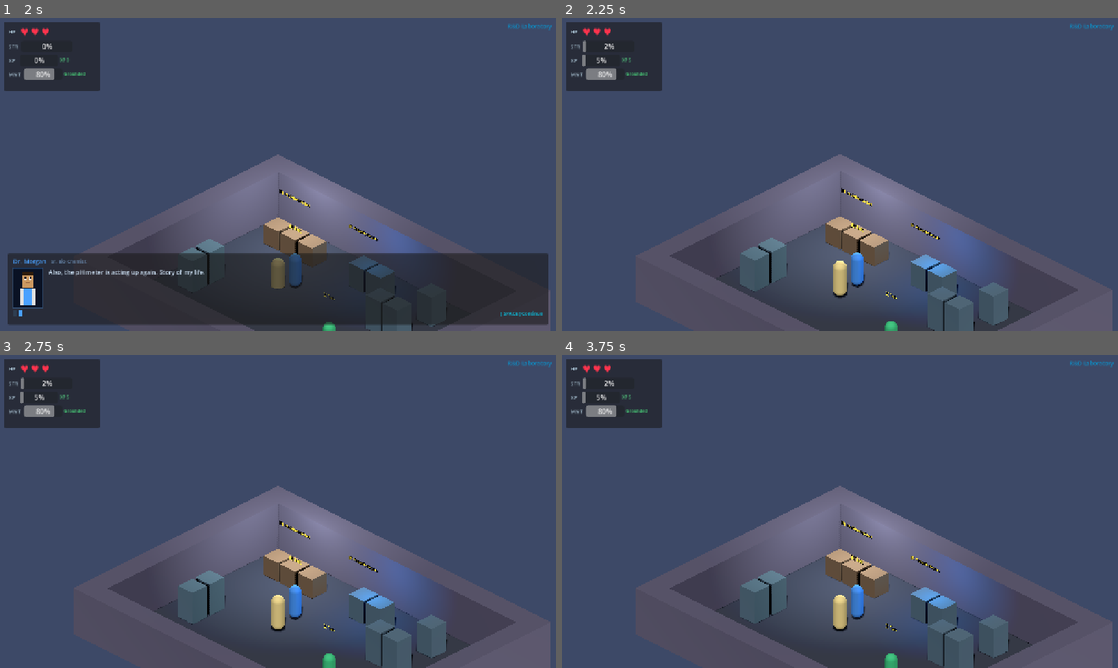
Above: before the commit, frames 1-4 (two rows, left to right).
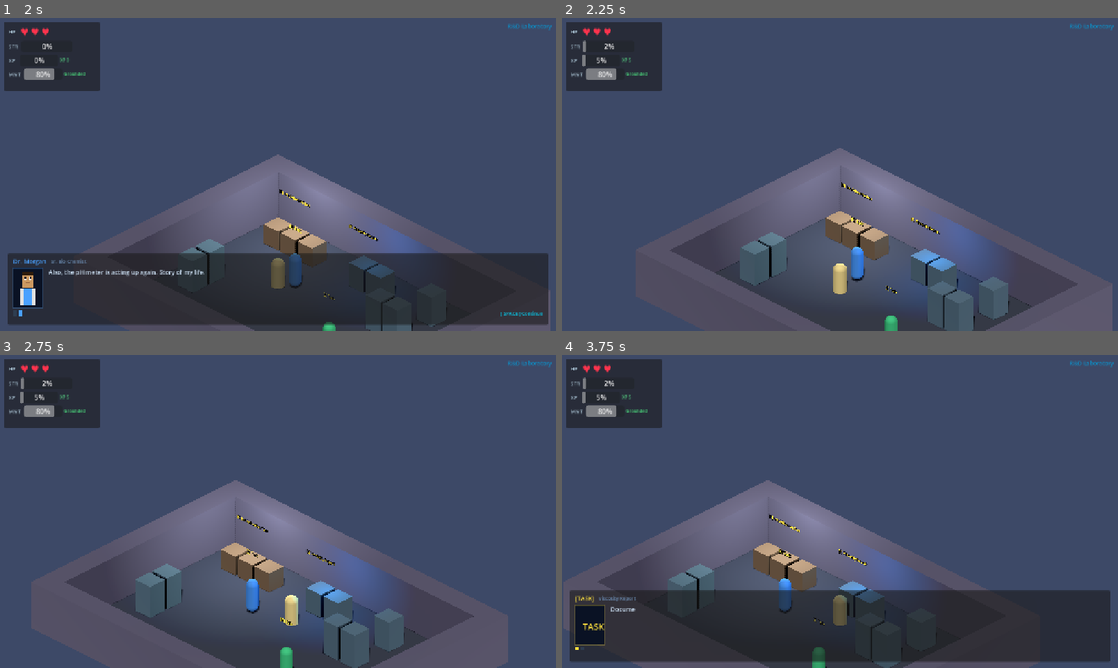
Above: after the commit, the same moments.

Repository: cbear95/super-paper-co
Game: Godot game, scene res://scenes/TitleScreen.tscn
The game is run twice, just before and just after one commit, with the same random seed, the same clock (stepped at 60 frames per second) and the same inputs.
Inputs (mouse positions are in pixels of both pictures, inside the frame that each line leads up to):
- Up to frame 1 (2 s): tap Enter (ui_accept) at 0.5, 0.77, 1.52 s; move the mouse to (400, 158) at 0.52 s; hold D (move_right) 0.53-1.28 s; hold E (interact) 0.53-1.28 s; move the mouse to (166, 190) at 1.27 s; hold S (move_down) from 1.28 s (still down); tap E (interact) at 1.35 s
- Up to frame 2 (2.25 s): tap Enter (ui_accept) at 2 s; move the mouse to (895, 105) at 2.02 s; release S (move_down) at 2.03 s; hold D (move_right) from 2.03 s (still down); hold E (interact) from 2.03 s (still down)
- Up to frame 3 (2.75 s): keep holding D (move_right); keep holding E (interact)
- Up to frame 4 (3.75 s): move the mouse to (812, 574) at 2.77 s; release D (move_right) at 2.78 s; release E (interact) at 2.78 s; hold W (move_up) 2.78-3.53 s; tap E (interact) at 2.85 s; tap Enter (ui_accept) at 3.02 s; move the mouse to (1006, 558) at 3.52 s; hold A (move_left) from 3.53 s (still down); hold E (interact) from 3.53 s (still down)

Frame 1 is identical in both runs. In frame 2, 4.7% of the frame differs, in the area x 13-99%, y 41-100%; in frame 3, 15%; in frame 4, 34%, in the area x 0-99%, y 40-100%.

Commit message:
Fix movement lockup, material warning, and NPC unused variable
- Player.gd: replace move_and_slide() with move_toward() — Godot 4's
  MOTION_MODE_GROUNDED floor-snap shifts global_position.y away from
  _target.y on each physics frame, creating a persistent Y delta that
  prevents the convergence check from ever passing, locking _moving as
  true forever and blocking both movement and interaction input.
- MaterialManager.gd: rewrite ternary 'gp.name if gp else empty string'
  as explicit if-block to resolve INCOMPATIBLE_TERNARY type warning.
- NPC.gd: remove unused @onready _hint declaration to clear
  UNUSED_PRIVATE_CLASS_VARIABLE warning.

Diff:
--- a/scripts/MaterialManager.gd
+++ b/scripts/MaterialManager.gd
@@ -68,7 +68,9 @@
 
 	var pname: String = parent.name
 	var gp: Node = parent.get_parent()
-	var gp_name: String = gp.name if gp else ""
+	var gp_name: String = ""
+	if gp != null:
+		gp_name = gp.name
 
 	# ── Player ──
 	if pname == "Player" or parent.is_in_group("player"):
--- a/scripts/NPC.gd
+++ b/scripts/NPC.gd
@@ -9,8 +9,6 @@
 @export var xp_add       : int         = 5
 @export var boss_chance  : float        = 0.75
 @export var dial_sets    : Array[String]= []
-
-@onready var _hint: Label3D = $Hint
 
 func _ready() -> void:
 	add_to_group("npc")
--- a/scripts/Player.gd
+++ b/scripts/Player.gd
@@ -38,13 +38,14 @@
 		return
 
 	if _moving:
-		var diff: Vector3 = _target - global_position
-		if diff.length() < move_speed * delta * 1.2:
+		# Use move_toward instead of move_and_slide so the physics engine's
+		# floor-snap cannot shift global_position.y away from _target.y,
+		# which would create a persistent Y delta that prevents convergence.
+		global_position = global_position.move_toward(_target, move_speed * delta)
+		if global_position.is_equal_approx(_target):
 			global_position = _target
-			_moving = false
-		else:
-			velocity = diff.normalized() * move_speed
-			move_and_slide()
+			velocity        = Vector3.ZERO
+			_moving         = false
 	else:
 		_read_input()
 
